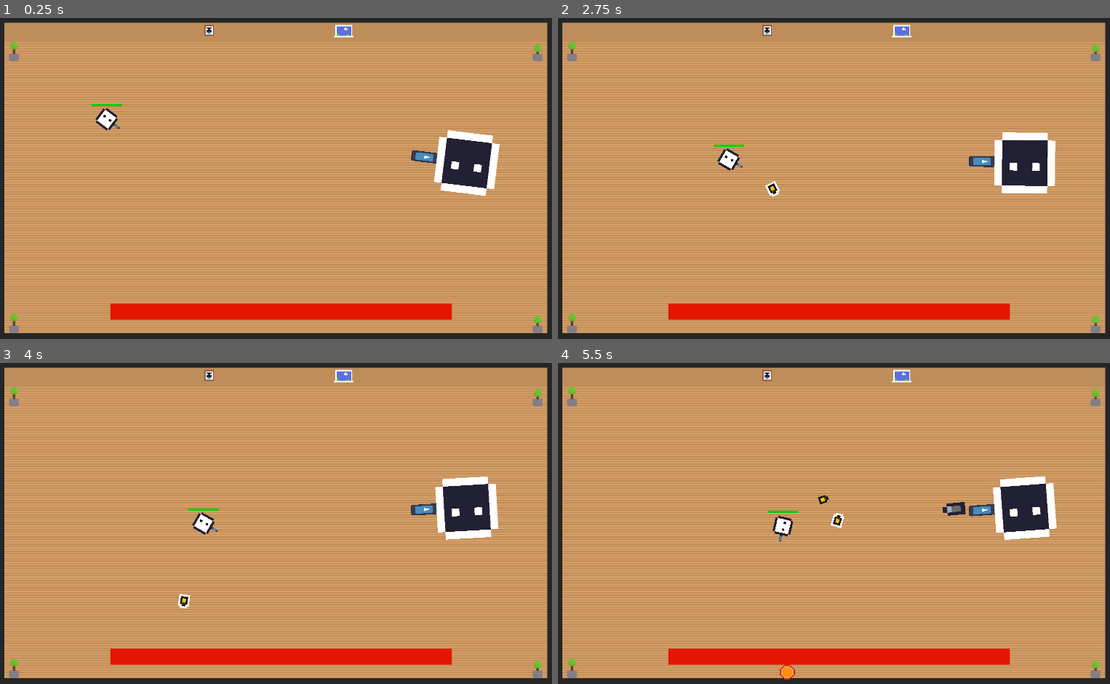
Above: before the commit, frames 1-4 (two rows, left to right).
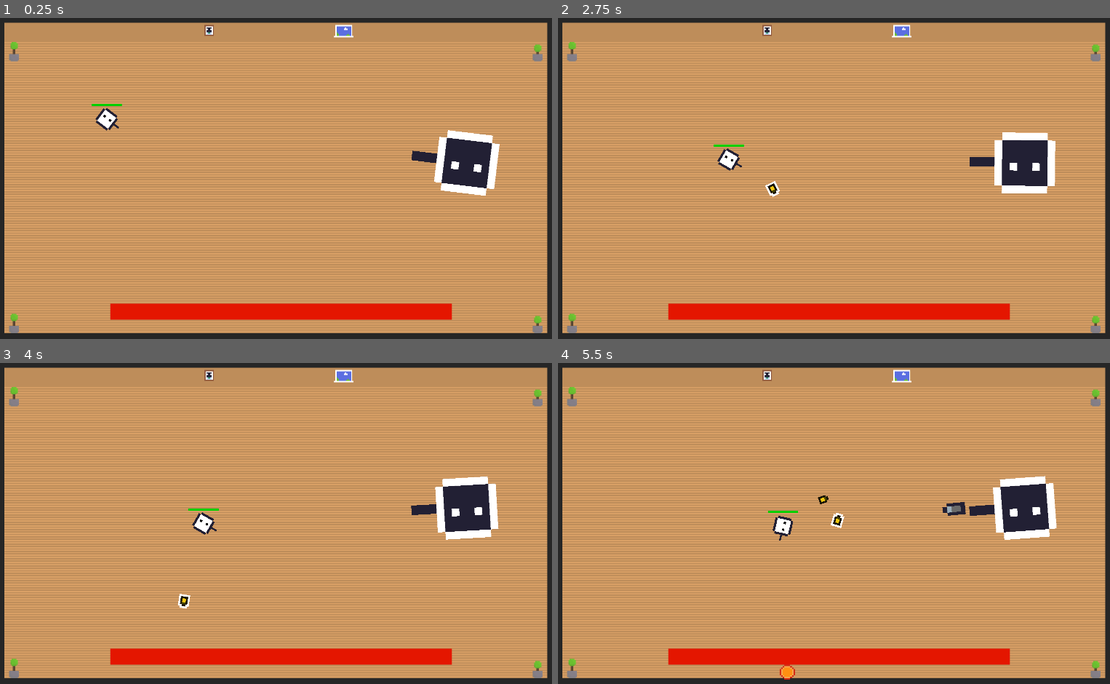
Above: after the commit, the same moments.

Repository: norrlandxyz/skott
Game: Godot game, scene res://level4/level4.tscn
Two runs of this game, one before a commit and one after it. Both use one fixed random seed, a clock stepped at 60 frames per second and the inputs below. This scene is started directly instead of the project's main scene. The engine's default icon, where the game draws it, is replaced by a stand-in: a white triangle on a blue panel in a dark square.
Inputs:
- Up to frame 1 (0.25 s): no input
- Up to frame 2 (2.75 s): hold Right (ui_right) 0.53-1.28 s; hold Space (self_destruct) 0.53-1.28 s; hold Left (ui_left) 1.28-2.03 s; tap Tab (switch) at 1.35 s; hold Right (ui_right) from 2.03 s (still down); hold Space (self_destruct) from 2.03 s (still down)
- Up to frame 3 (4 s): release Space (self_destruct) at 2.78 s; tap Tab (switch) at 2.85 s; release Right (ui_right) at 3.53 s; hold Left (ui_left) from 3.53 s (still down); hold Space (self_destruct) from 3.53 s (still down)
- Up to frame 4 (5.5 s): keep holding Left (ui_left); release Space (self_destruct) at 4.28 s; tap Tab (switch) at 4.35 s; hold Space (self_destruct) from 5.03 s (still down)

The runs differ from the first frame. In frame 1, 0.2% of the frame differs, in the area x 20-80%, y 32-46%; in frame 2, 0.2%; in frame 3, 0.2%; in frame 4, 0.2%.

Commit message:
music and guns

Diff:
--- a/bullet_test/enemy/enemy_node.tscn
+++ b/bullet_test/enemy/enemy_node.tscn
@@ -1,9 +1,10 @@
-[gd_scene load_steps=13 format=3 uid="uid://dks63h70vllvc"]
+[gd_scene load_steps=14 format=3 uid="uid://dks63h70vllvc"]
 
 [ext_resource type="Script" path="res://bullet_test/EnemyHealth.gd" id="1_3borg"]
 [ext_resource type="Script" path="res://bullet_test/Enemy.gd" id="2_gastu"]
 [ext_resource type="Texture2D" uid="uid://43tek07dr3l7" path="res://icon.svg" id="3_pswj2"]
 [ext_resource type="Texture2D" uid="uid://cjcj8xm7rdfql" path="res://texture_test/enemysheet..png" id="4_cqwrq"]
+[ext_resource type="Texture2D" uid="uid://f4a4v3crcs40" path="res://pistol.png" id="4_jea7h"]
 
 [sub_resource type="StyleBoxFlat" id="StyleBoxFlat_hgauv"]
 bg_color = Color(0, 0, 0, 1)
@@ -67,6 +68,7 @@
 position = Vector2(20, 0.333332)
 
 [node name="Sprite2D" type="Sprite2D" parent="Enemy/gunPoint"]
+visible = false
 position = Vector2(-6, 0)
 rotation = -1.5708
 scale = Vector2(0.0272989, 0.0693636)
@@ -74,6 +76,12 @@
 
 [node name="gunEnemyTimer" type="Timer" parent="Enemy/gunPoint"]
 wait_time = 3.0
+
+[node name="Pistol" type="Sprite2D" parent="Enemy/gunPoint"]
+position = Vector2(-6.33334, 0)
+rotation = -1.5708
+scale = Vector2(1.50535, 1.72131)
+texture = ExtResource("4_jea7h")
 
 [node name="CollisionShape2D" type="CollisionShape2D" parent="Enemy"]
 shape = SubResource("RectangleShape2D_7eo2k")
--- a/level1/level1.tscn
+++ b/level1/level1.tscn
@@ -6,6 +6,7 @@
 [ext_resource type="PackedScene" uid="uid://dlbbyuregrt5s" path="res://player/joakim.tscn" id="4_xjhpx"]
 [ext_resource type="PackedScene" uid="uid://dks63h70vllvc" path="res://bullet_test/enemy/enemy_node.tscn" id="5_cfbuw"]
 [ext_resource type="PackedScene" uid="uid://drosq0e1of16e" path="res://winner.tscn" id="6_5h06n"]
+[ext_resource type="PackedScene" uid="uid://b6hc44qmbffi3" path="res://theme.tscn" id="7_g386l"]
 
 [sub_resource type="TileSetAtlasSource" id="TileSetAtlasSource_3tyf4"]
 texture = ExtResource("1_j3a5a")
@@ -113,3 +114,5 @@
 position = Vector2(1557, 293)
 
 [node name="winner" parent="." instance=ExtResource("6_5h06n")]
+
+[node name="theme" parent="." instance=ExtResource("7_g386l")]
--- a/level2/level2.tscn
+++ b/level2/level2.tscn
@@ -6,6 +6,7 @@
 [ext_resource type="PackedScene" uid="uid://dlbbyuregrt5s" path="res://player/joakim.tscn" id="4_mfaec"]
 [ext_resource type="PackedScene" uid="uid://dks63h70vllvc" path="res://bullet_test/enemy/enemy_node.tscn" id="5_ob1y5"]
 [ext_resource type="PackedScene" uid="uid://drosq0e1of16e" path="res://winner.tscn" id="6_5be5a"]
+[ext_resource type="PackedScene" uid="uid://b6hc44qmbffi3" path="res://theme.tscn" id="7_dnppq"]
 
 [sub_resource type="TileSetAtlasSource" id="TileSetAtlasSource_3tyf4"]
 texture = ExtResource("1_2xaua")
@@ -112,3 +113,6 @@
 
 [node name="winner" parent="." instance=ExtResource("6_5be5a")]
 position = Vector2(1042, 590)
+
+[node name="theme" parent="." instance=ExtResource("7_dnppq")]
+position = Vector2(459, 309)
--- a/level3/level3.tscn
+++ b/level3/level3.tscn
@@ -7,6 +7,7 @@
 [ext_resource type="PackedScene" uid="uid://dlbbyuregrt5s" path="res://player/joakim.tscn" id="4_hy7jv"]
 [ext_resource type="PackedScene" uid="uid://dks63h70vllvc" path="res://bullet_test/enemy/enemy_node.tscn" id="6_6rh0s"]
 [ext_resource type="PackedScene" uid="uid://drosq0e1of16e" path="res://winner.tscn" id="7_rwhqi"]
+[ext_resource type="PackedScene" uid="uid://b6hc44qmbffi3" path="res://theme.tscn" id="8_rllon"]
 
 [sub_resource type="TileSetAtlasSource" id="TileSetAtlasSource_3tyf4"]
 texture = ExtResource("1_hq0k0")
@@ -141,3 +142,6 @@
 
 [node name="winner" parent="." instance=ExtResource("7_rwhqi")]
 position = Vector2(1019, 319)
+
+[node name="theme" parent="." instance=ExtResource("8_rllon")]
+position = Vector2(478, 436)
--- a/level4/big_enemy_node.tscn
+++ b/level4/big_enemy_node.tscn
@@ -1,7 +1,8 @@
-[gd_scene load_steps=13 format=3 uid="uid://c5rshnry1jh7r"]
+[gd_scene load_steps=14 format=3 uid="uid://c5rshnry1jh7r"]
 
 [ext_resource type="Script" path="res://level4/BigEnemyHealth.gd" id="1_b248k"]
 [ext_resource type="Script" path="res://level4/BigEnemy.gd" id="2_h2j3c"]
+[ext_resource type="Texture2D" uid="uid://f4a4v3crcs40" path="res://pistol.png" id="3_baip6"]
 [ext_resource type="Texture2D" uid="uid://43tek07dr3l7" path="res://icon.svg" id="3_mnmku"]
 [ext_resource type="Texture2D" uid="uid://cjcj8xm7rdfql" path="res://texture_test/enemysheet..png" id="4_f30qv"]
 
@@ -68,7 +69,14 @@
 [node name="gunPoint" type="Node2D" parent="BigEnemy"]
 position = Vector2(20, 0.333332)
 
+[node name="Pistol" type="Sprite2D" parent="BigEnemy/gunPoint"]
+position = Vector2(-6.10001, -0.0333319)
+rotation = -1.5708
+scale = Vector2(1.57475, 1.7511)
+texture = ExtResource("3_baip6")
+
 [node name="Sprite2D" type="Sprite2D" parent="BigEnemy/gunPoint"]
+visible = false
 position = Vector2(-6, 0)
 rotation = -1.5708
 scale = Vector2(0.0272989, 0.0693636)
--- a/level4/level4.tscn
+++ b/level4/level4.tscn
@@ -7,6 +7,7 @@
 [ext_resource type="PackedScene" uid="uid://dlbbyuregrt5s" path="res://player/joakim.tscn" id="5_nyabx"]
 [ext_resource type="PackedScene" uid="uid://c5rshnry1jh7r" path="res://level4/big_enemy_node.tscn" id="6_bn3gs"]
 [ext_resource type="PackedScene" uid="uid://drosq0e1of16e" path="res://winner.tscn" id="7_bbgy1"]
+[ext_resource type="PackedScene" uid="uid://b6hc44qmbffi3" path="res://theme.tscn" id="8_84r7d"]
 
 [sub_resource type="TileSetAtlasSource" id="TileSetAtlasSource_3tyf4"]
 texture = ExtResource("1_6y3ra")
@@ -123,3 +124,6 @@
 
 [node name="winner" parent="." instance=ExtResource("7_bbgy1")]
 position = Vector2(755, 526)
+
+[node name="theme" parent="." instance=ExtResource("8_84r7d")]
+position = Vector2(541, 297)
--- a/player/joakim.tscn
+++ b/player/joakim.tscn
@@ -1,7 +1,8 @@
-[gd_scene load_steps=10 format=3 uid="uid://dlbbyuregrt5s"]
+[gd_scene load_steps=11 format=3 uid="uid://dlbbyuregrt5s"]
 
 [ext_resource type="Script" path="res://bullet_test/Joakim.gd" id="1_1goa0"]
 [ext_resource type="Texture2D" uid="uid://43tek07dr3l7" path="res://icon.svg" id="2_7aphf"]
+[ext_resource type="Texture2D" uid="uid://f4a4v3crcs40" path="res://pistol.png" id="3_t35eg"]
 [ext_resource type="Texture2D" uid="uid://c5bh7he0vu5a4" path="res://texture_test/playersheet.png" id="3_u4767"]
 
 [sub_resource type="RectangleShape2D" id="RectangleShape2D_058jo"]
@@ -57,7 +58,13 @@
 position = Vector2(20.3333, -0.666664)
 rotation = -1.5708
 
+[node name="Pistol" type="Sprite2D" parent="GunPos"]
+position = Vector2(-0.333305, -7.16176)
+scale = Vector2(1, 1.28)
+texture = ExtResource("3_t35eg")
+
 [node name="Icon" type="Sprite2D" parent="GunPos"]
+visible = false
 position = Vector2(-0.27832, -6.61646)
 scale = Vector2(0.0183112, 0.0578139)
 texture = ExtResource("2_7aphf")
--- /dev/null
+++ b/theme.tscn
@@ -0,0 +1,8 @@
+[gd_scene load_steps=2 format=3 uid="uid://b6hc44qmbffi3"]
+
+[ext_resource type="AudioStream" uid="uid://dqk1oofslanms" path="res://theme.ogg" id="1_ljobk"]
+
+[node name="theme" type="AudioStreamPlayer2D"]
+stream = ExtResource("1_ljobk")
+volume_db = -20.0
+autoplay = true
Not shown: 1 places in level1/level1.tscn that only renumber resources
Not shown: 1 places in level2/level2.tscn that only renumber resources
Not shown: 1 places in level3/level3.tscn that only renumber resources
Not shown: 1 places in level4/level4.tscn that only renumber resources
Binary file added: pistol.png
Not shown, added: pistol.png.import
Not shown, added: theme.ogg.import
Not shown, added: theme.ogg
